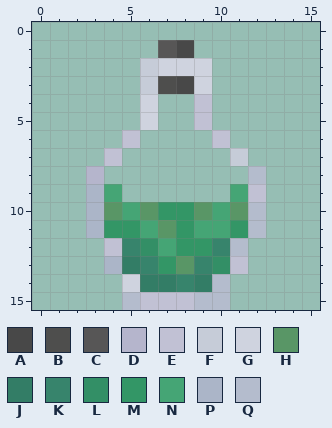
File history of a pixel-art sprite, textures/warp_potion_7.png. Above: the version before the commit.
The file is 16x16 pixels. Colours within 5 levels of each other are drawn and written as one.
Palette (. is transparent): A #484848  B #4e4e4d  C #575656  D #b5b5cc  E #c1c1d4  F #c6ccd8  G #cfd3df  H #599666  J #337d66  K #37846c  L #338f66  M #339666  N #45a575  P #abb5c8  Q #b4bccd
The result:
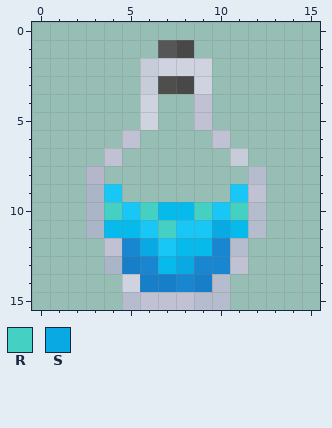
Colours new in this view: R #44d0c3  S #09aae4
What changed:
colour J: #337d66 -> #177fc9
colour K: #37846c -> #1986d1
colour M: #339666 -> #06baec
colour N: #45a575 -> #19c7f6
y 10: x 4 H -> R; x 6 H -> R; x 9 H -> R; x 11 H -> R
y 11: x 7..8 HM -> RN; x 10 N -> S
y 12: x 6 L -> S
y 13: x 8 H -> S; x 10 L -> K
Changed places in both pictures, as pixel boxes (x1, y1, x2, y2):
changed: (104, 184, 248, 292)
